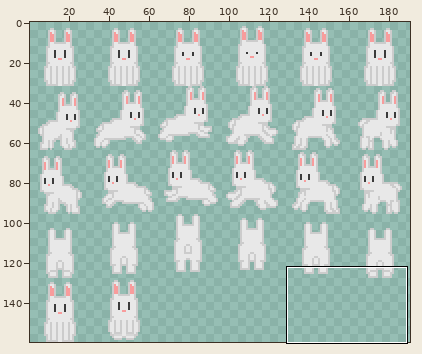
File history of a sprite sheet, res/bunny.png. Above: a wide view before the commit, with the close-up outlined.
Close-up. Earlier state:
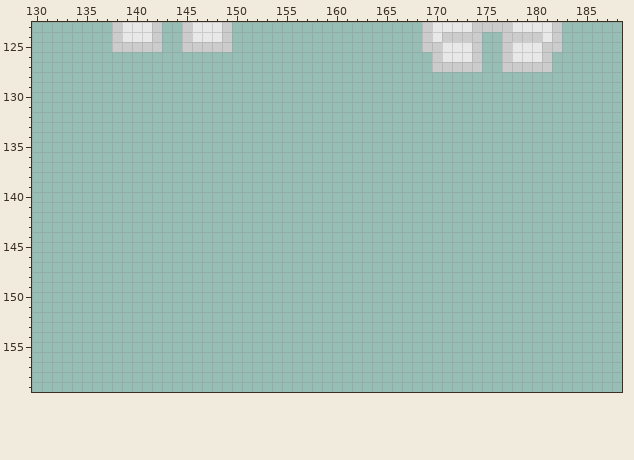
The file is 192x160 pixels. Colours within 5 levels of each other are drawn and written as one. Shown: x 130..188, y 123..159. The wide view leaves out empty margins. The commit also changed other parts of the picture, which this record leaves out.
Once edited:
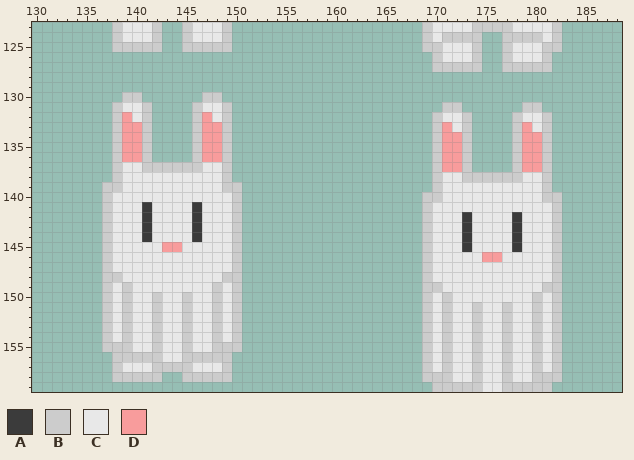
Palette (. is transparent): A #3b3b3b  B #cccccc  C #e8e8e8  D #f89c9c
The exact change:
@@ x 130..188 @@
 129 ...........................................................
-130 ...........................................................
-131 ...........................................................
-132 ...........................................................
-133 ...........................................................
-134 ...........................................................
-135 ...........................................................
-136 ...........................................................
-137 ...........................................................
-138 ...........................................................
-139 ...........................................................
-140 ...........................................................
-141 ...........................................................
-142 ...........................................................
-143 ...........................................................
-144 ...........................................................
-145 ...........................................................
-146 ...........................................................
-147 ...........................................................
-148 ...........................................................
-149 ...........................................................
-150 ...........................................................
-151 ...........................................................
-152 ...........................................................
-153 ...........................................................
-154 ...........................................................
-155 ...........................................................
-156 ...........................................................
-157 ...........................................................
-158 ...........................................................
-159 ...........................................................
+130 .........BB......BB........................................
+131 ........BCCB....BCCB.....................BB......BB........
+132 ........BDCB....BDCB....................BCCB....BCCB.......
+133 ........BDDB....BDDB....................BDCB....BDCB.......
+134 ........BDDB....BDDB....................BDDB....BDDB.......
+135 ........BDDB....BDDB....................BDDB....BDDB.......
+136 ........BDDB....BDDB....................BDDB....BDDB.......
+137 ........BCCBBBBBBCCB....................BDDB....BDDB.......
+138 ........BCCCCCCCCCCB....................BCCBBBBBBCCB.......
+139 .......BBCCCCCCCCCCBB...................BCCCCCCCCCCB.......
+140 .......BCCCCCCCCCCCCB..................BBCCCCCCCCCCBB......
+141 .......BCCCACCCCACCCB..................BCCCCCCCCCCCCB......
+142 .......BCCCACCCCACCCB..................BCCCACCCCACCCB......
+143 .......BCCCACCCCACCCB..................BCCCACCCCACCCB......
+144 .......BCCCACCCCACCCB..................BCCCACCCCACCCB......
+145 .......BCCCCCDDCCCCCB..................BCCCACCCCACCCB......
+146 .......BCCCCCCCCCCCCB..................BCCCCCDDCCCCCB......
+147 .......BCCCCCCCCCCCCB..................BCCCCCCCCCCCCB......
+148 .......BBCCCCCCCCCCBB..................BCCCCCCCCCCCCB......
+149 .......BCBCCCCCCCCBCB..................BBCCCCCCCCCCBB......
+150 .......BCBCCBCCBCCBCB..................BCBCCCCCCCCBCB......
+151 .......BCBCCBCCBCCBCB..................BCBCCBCCBCCBCB......
+152 .......BCBCCBCCBCCBCB..................BCBCCBCCBCCBCB......
+153 .......BCBCCBCCBCCBCB..................BCBCCBCCBCCBCB......
+154 .......BCBCCBCCBCCBCB..................BCBCCBCCBCCBCB......
+155 .......BBBCCBCCBCCBBB..................BCBCCBCCBCCBCB......
+156 ........BBBBBCCBBBBB...................BCBCCBCCBCCBCB......
+157 ........BCCCBBBBCCCB...................BCBCCBCCBCCBCB......
+158 ........BBBBB..BBBBB...................BBBCCBCCBCCBBB......
+159 ........................................BBBBBCCBBBBB.......
